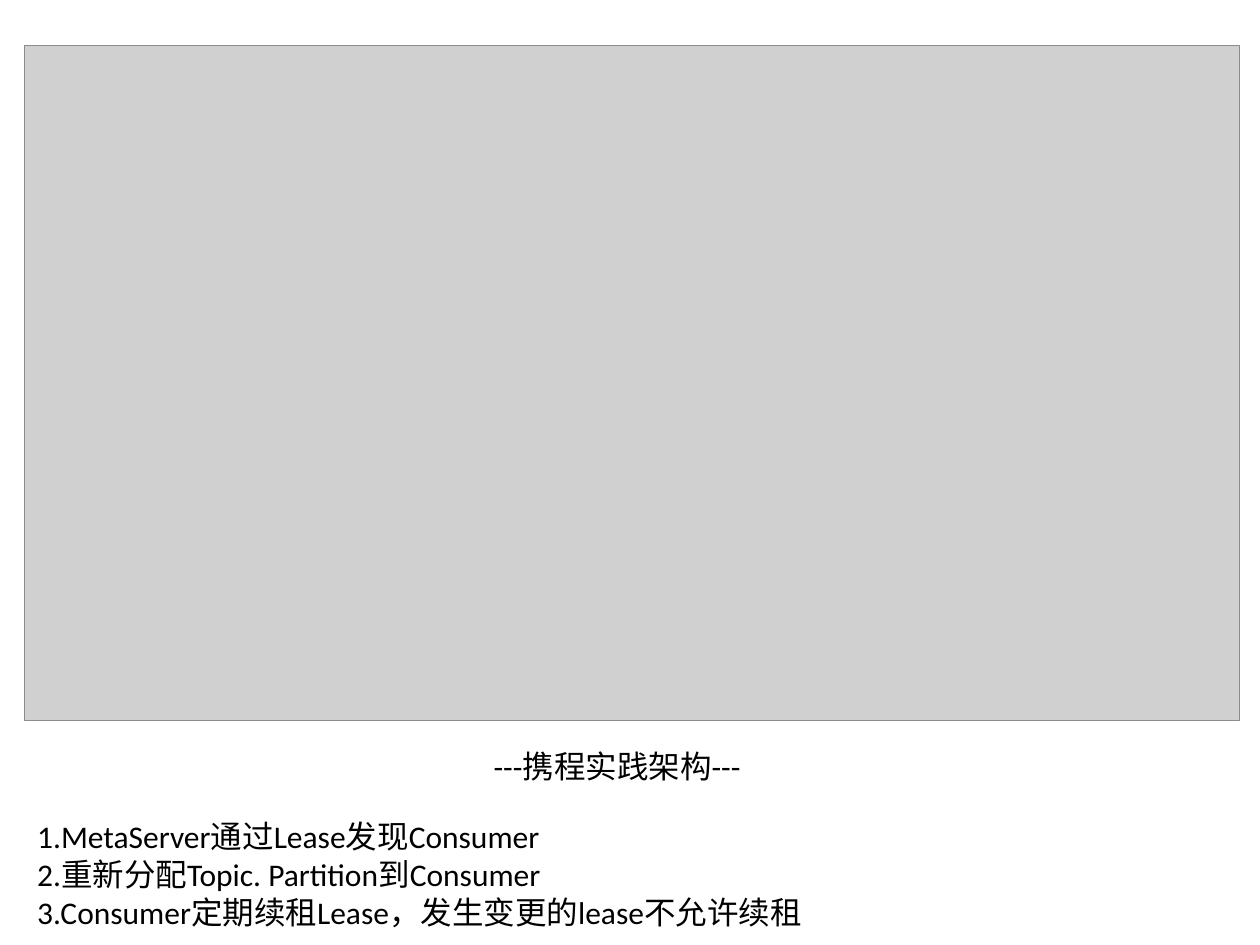
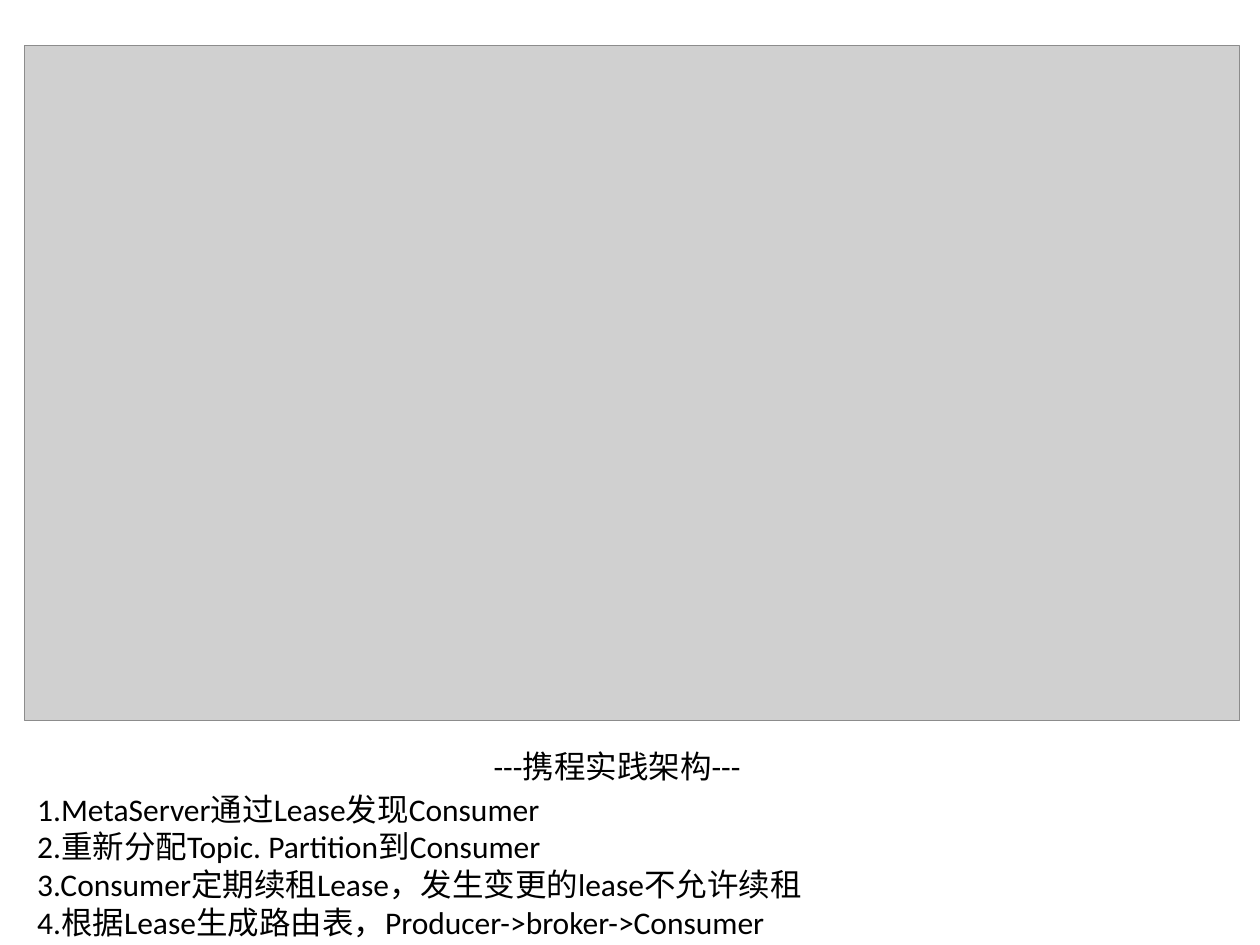
Before and after one commit to enjoy0924/sample-java, a slide deck: slide 42 of doc/ActiveMQ.pptx. Drawn at 1260x945 pixels with LibreOffice and Linux fonts; fonts in the diff are those of the drawing; grey boxes stand for pictures; background and template pictures are left out. Boxes give left, top, right and bottom in pixels: in the first picture for what was removed or moved away, otherwise in the second. Text is boxed around its words. In the diff, an @@ line names an element or a change of style, - is before the commit and + after.

Commit message:
[MOD] update new page for the best practice of xiecheng involved with MQ

```diff
--- a/doc/ActiveMQ.pptx
+++ b/doc/ActiveMQ.pptx
@@ text "1.MetaServer通过Lease发现Consumer": place and size @@
-text "1.MetaServer通过Lease发现Consumer" at box(37, 822, 801, 927)
+text "1.MetaServer通过Lease发现Consumer" at box(37, 794, 801, 937)
@@ text at box(37, 907, 764, 937): paragraph added @@
+4.根据Lease生成路由表，Producer->broker->Consumer
```
